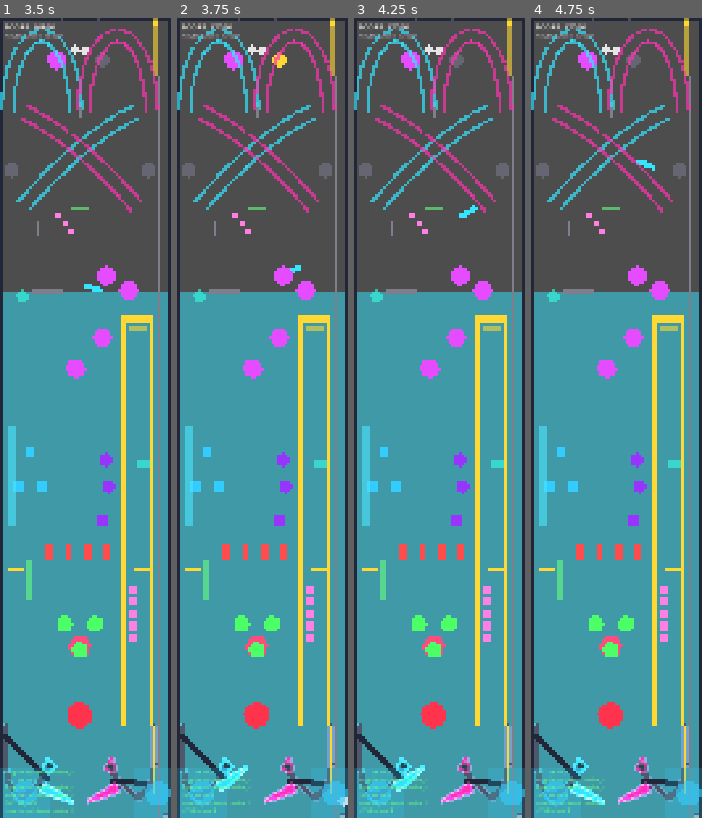
Above: before the commit, frames 1-4 (left to right).
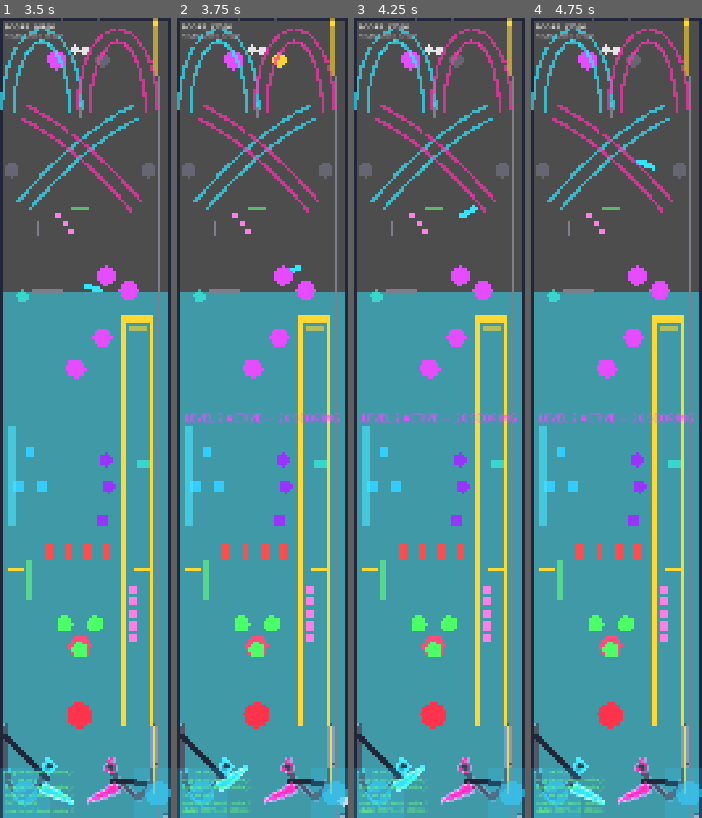
Above: after the commit, the same moments.

Repository: nobody174/pinball-adventure
Game: Godot game, scene res://tables/the_glitch/the_glitch.tscn
Same seed, same stepped clock (60 frames per second), same inputs: the game is played once before the commit and once after it. This scene is started directly instead of the project's main scene.
Inputs (mouse positions are in pixels of both pictures, inside the frame that each line leads up to):
- Up to frame 1 (3.5 s): tap Enter at 0.5, 2 s; move the mouse to (123, 378) at 0.52 s; hold Right (flip_right) 0.53-1.25 s; hold Up (launch_ball) 0.53-1.25 s; click (123, 378) at 0.67 s; tap Space (nudge) at 1.25 s; drag from (51, 458) to (80, 650) at 1.27 s; move the mouse to (102, 242) at 2.02 s; hold Right (flip_right) 2.03-2.75 s; hold Shift 2.03-2.75 s; drag from (76, 578) to (18, 490) at 2.77 s
- Up to frame 2 (3.75 s): move the mouse to (313, 538) at 3.52 s; hold Left (flip_left) from 3.53 s (still down); tap Ctrl at 3.6 s
- Up to frame 3 (4.25 s): keep holding Left (flip_left)
- Up to frame 4 (4.75 s): release Left (flip_left) at 4.25 s; drag from (565, 298) to (572, 490) at 4.27 s

Frame 1 is identical in both runs. In frame 2, 0.7% of the frame differs, in the area x 4-96%, y 49-100%; in frame 3, 0.7%; in frame 4, 0.7%.

Commit message:
feat(the_glitch): Level 2 mode -- resolves the open "multi-level" design question
docs/design/the_glitch_full_layout_plan.md flagged this as an
explicit open decision: is "Level 2" a real separate physical zone or
a state/scoring layer on existing content? Building a genuine second
physical playfield is a large, separate undertaking (and 2D has no
real depth to represent it with anyway, per the plan's own note on
z_index/layer tricks) -- picked the scoring-layer approach instead,
which is safe to build right now given today's geometry work has had
a rough track record (four failed attempts at the shooter lane
merge). No new collision shapes, zero risk to anything already built.

VUK-to-Level-2 capture now starts a 15-second "Level 2 Active" window
via _start_level2_mode(), during which _award() doubles points on the
upper-zone elements thematically tied to it (rollunder gate, both
cyber ramp entrances, captive ball strikes) -- not a blanket
multiplier over every score call on the table, just the ones that
make sense as "you're in the bonus zone right now."

91/91 tests passing, verified via actual scene execution.

Diff:
--- a/tables/the_glitch/the_glitch.gd
+++ b/tables/the_glitch/the_glitch.gd
@@ -87,11 +87,16 @@
 const SUBWAY_POINTS := 100
 const CYBER_RAMP_POINTS := 250
 
+const LEVEL2_DURATION_SECONDS := 15.0
+const LEVEL2_SCORE_MULTIPLIER := 2
+
 @onready var _feedback_label: Label = $Feedback/Label
 @onready var _score_label: Label = $Feedback/ScoreLabel
 @onready var _high_score_label: Label = $Feedback/HighScoreLabel
 @onready var _debug_terminal: DebugTerminal = $Feedback/DebugTerminal
 @onready var _glitch_core: Area2D = $GlitchCore
+
+var _level2_active: bool = false
 
 func _ready() -> void:
 	super._ready()
@@ -207,18 +212,18 @@
 
 	for captive in [top_zone.get_node("CaptiveBall1"), top_zone.get_node("CaptiveBall2")]:
 		captive.struck.connect(func(id: String) -> void:
-			GameState.add_score(CAPTIVE_STRIKE_POINTS)
+			_award(CAPTIVE_STRIKE_POINTS)
 			register_target_hit(id)
 			_debug_terminal.log_event("> captive ball struck: %s" % id))
 
 	crossover_zone.get_node("RollunderGate").hit.connect(func(_id: String) -> void:
-		GameState.add_score(ROLLUNDER_GATE_POINTS)
+		_award(ROLLUNDER_GATE_POINTS)
 		crossover_zone.get_node("MultiLevelGate").trigger_open())
 
 	mid_zone.get_node("VukToLevel2").captured.connect(func(_id: String) -> void:
 		GameState.add_score(VUK_LEVEL2_POINTS)
 		top_zone.get_node("MagneticAcceleratorTrap").activate()
-		_debug_terminal.log_event("> VUK to level 2"))
+		_start_level2_mode())
 
 	mid_zone.get_node("MiniSaucerKickout").captured.connect(func(_id: String) -> void:
 		GameState.add_score(MINI_SAUCER_KICKOUT_POINTS))
@@ -235,10 +240,10 @@
 		_debug_terminal.log_event("> subway entered"))
 
 	crossover_zone.get_node("RampAEntrance").entered.connect(func(_id: String) -> void:
-		GameState.add_score(CYBER_RAMP_POINTS)
+		_award(CYBER_RAMP_POINTS)
 		_show_feedback("CYBER RAMP A", Color(0.2, 0.9, 1, 1)))
 	crossover_zone.get_node("RampBEntrance").entered.connect(func(_id: String) -> void:
-		GameState.add_score(CYBER_RAMP_POINTS)
+		_award(CYBER_RAMP_POINTS)
 		_show_feedback("CYBER RAMP B", Color(1, 0.2, 0.7, 1)))
 
 	## Visual plunger: pulls back proportionally while charging, snaps back
@@ -326,6 +331,22 @@
 		target.flash(Color(1, 0.2, 0.2, 1), 0.25)
 	_show_feedback("SEQUENCE RESET — START OVER", Color(1, 0.3, 0.3, 1))
 
+## Doubles the given points while Level 2 mode is active. Only wired to the
+## upper-zone elements thematically tied to Level 2 (rollunder gate, cyber
+## ramps, captive balls) -- not a blanket multiplier over every score call
+## on the table.
+func _award(points: int) -> void:
+	GameState.add_score(points * LEVEL2_SCORE_MULTIPLIER if _level2_active else points)
+
+func _start_level2_mode() -> void:
+	if _level2_active:
+		return
+	_level2_active = true
+	_show_feedback("LEVEL 2 ACTIVE — 2X SCORING", Color(0.9, 0.3, 1, 1))
+	await get_tree().create_timer(LEVEL2_DURATION_SECONDS).timeout
+	_level2_active = false
+	_show_feedback("LEVEL 2 ENDED", Color(0.5, 0.5, 0.6, 1))
+
 func _show_feedback(text: String, color: Color) -> void:
 	_feedback_label.text = text
 	_feedback_label.add_theme_color_override("font_color", color)
